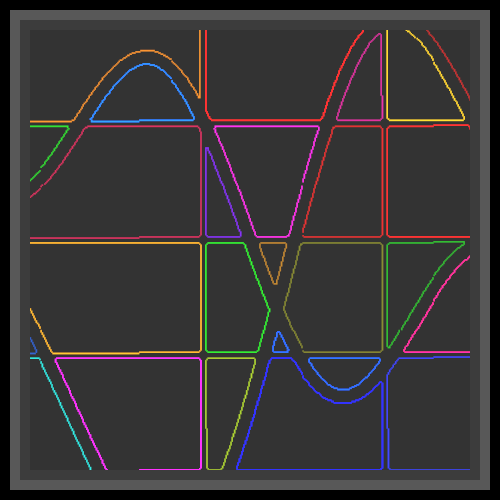
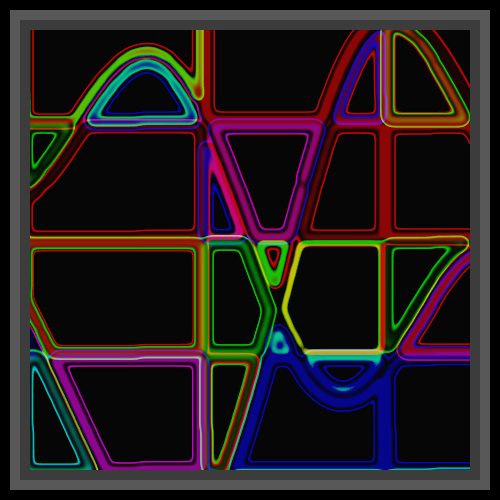
The second w=500, h=500 image is a revision of the first. Changes to its layers:
"Copie de Capture d’écran 2022-01-06 132927.png": opacity 80% → 100%, painted on it over box(30, 30, 470, 470)
